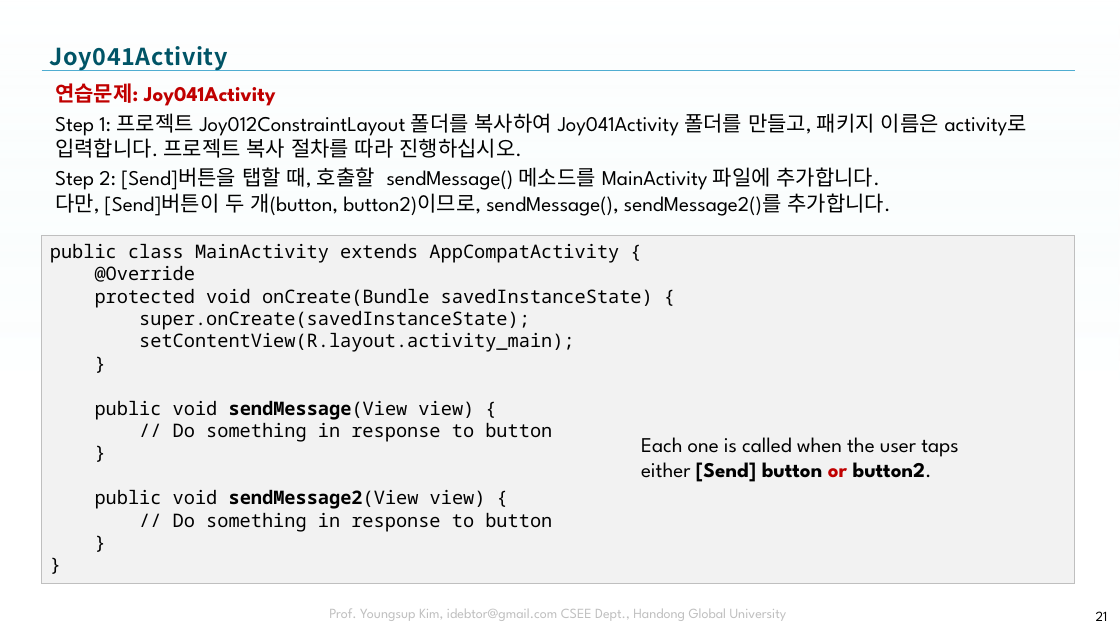
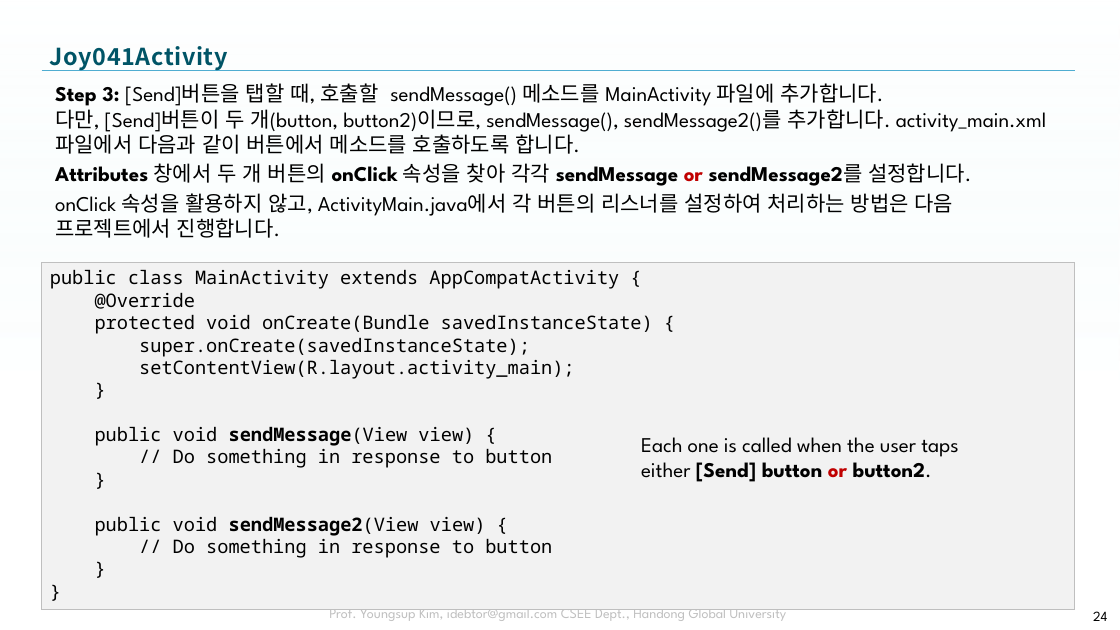
Before and after one commit to tae7841/HuStarAS, a slide deck: slide 24 of ppts/04Activity.pptx (slide 21 before the commit). Drawn at 1120x630 pixels with LibreOffice and Linux fonts; fonts in the diff are those of the drawing; background and template pictures are left out. Boxes give left, top, right and bottom in pixels: in the first picture for what was removed or moved away, otherwise in the second. Text is boxed around its words. In the diff, an @@ line names an element or a change of style, - is before the commit and + after.

```diff
--- a/ppts/04Activity.pptx
+++ b/ppts/04Activity.pptx
@@ text at [55, 83, 1047, 238]: text changed @@
-연습문제: Joy041Activity
-Step 1: 프로젝트 Joy012ConstraintLayout 폴더를 복사하여 Joy041Activity 폴더를 만들고, 패키지 이름은 activity로 입력합니다. 프로젝트 복사 절차를 따라 진행하십시오.
-Step 2: [Send]버튼을 탭할 때, 호출할 sendMessage() 메소드를 MainActivity 파일에 추가합니다.
-다만, [Send]버튼이 두 개(button, button2)이므로, sendMessage(), sendMessage2()를 추가합니다.
+Step 3: [Send]버튼을 탭할 때, 호출할 sendMessage() 메소드를 MainActivity 파일에 추가합니다.
+다만, [Send]버튼이 두 개(button, button2)이므로, sendMessage(), sendMessage2()를 추가합니다. activity_main.xml 파일에서 다음과 같이 버튼에서 메소드를 호출하도록 합니다.
+Attributes 창에서 두 개 버튼의 onClick 속성을 찾아 각각 sendMessage or sendMessage2를 설정합니다.
+onClick 속성을 활용하지 않고, ActivityMain.java에서 각 버튼의 리스너를 설정하여 처리하는 방법은 다음 프로젝트에서 진행합니다.
@@ rectangle "public class MainActivity extends AppCompatActivity ...": place and size @@
-rectangle "public class MainActivity extends AppCompatActivity ..." at [42, 236, 1075, 584]
+rectangle "public class MainActivity extends AppCompatActivity ..." at [42, 262, 1075, 610]
@@ page number at [1093, 611, 1107, 621]: text changed @@
-21
+24
```
Also in this commit, not shown: 11 other slides changed, 12 slides added.
